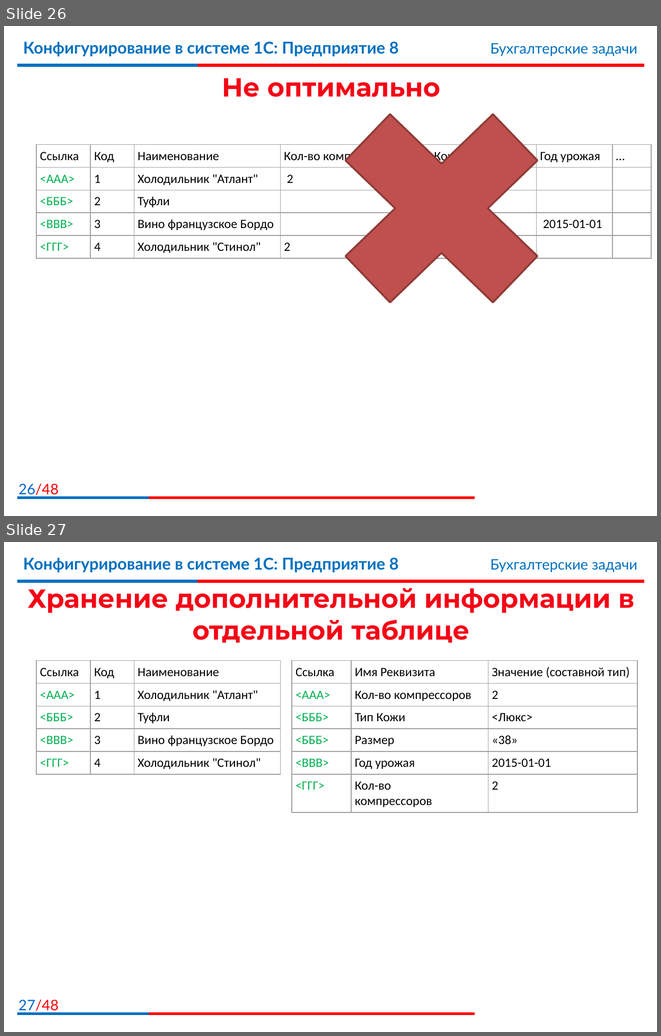
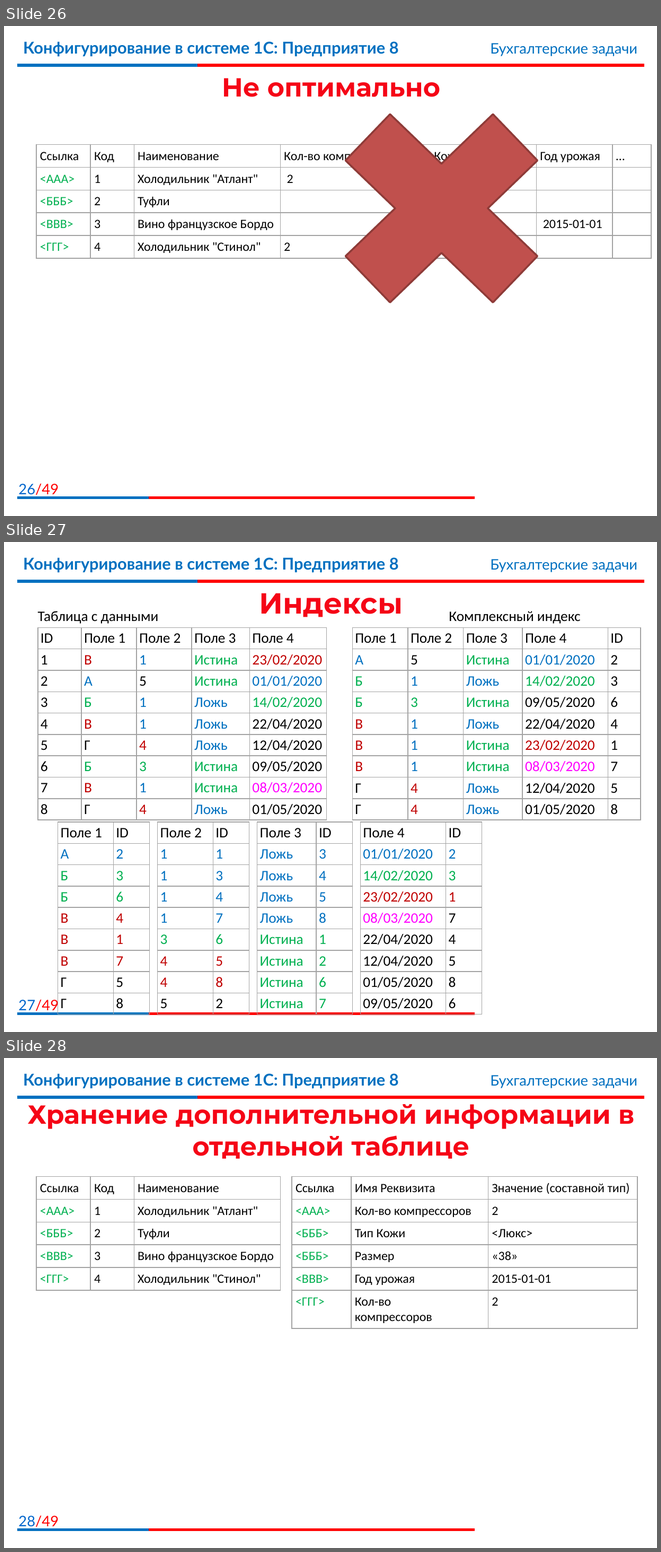
Before and after one commit to bestteacher-1c/documents_compl_kurs, a slide deck: Занятие_13/Иллюстрации_13.pptx. Shown one above the other, each under a label of ours: slides 26 and 27 before the commit, slides 26, 27 and 28 after it. The pictures are 661x1036 and 661x1552 pixels, drawn with LibreOffice and Linux fonts; fonts in the diff are those of the drawing; background and template pictures are left out. Boxes give left, top, right and bottom in pixels: in the first picture for what was removed or moved away, otherwise in the second. Text is boxed around its words. In the diff, an @@ line names an element or a change of style, - is before the commit and + after.

```diff
--- a/Занятие_13/Иллюстрации_13.pptx
+++ b/Занятие_13/Иллюстрации_13.pptx
@@ slide 27 added at (x1=4, y1=542, x2=657, y2=1032), background #FFFFFF; not listed: 7 template elements that a slide beside it also shows @@
@@ title added at (x1=259, y1=593, x2=403, y2=617), 32 pt, text gradient #F50516 to #C00000, bold @@
+Индексы
@@ text added at (x1=38, y1=611, x2=159, y2=624), 16 pt, text #000000 @@
+Таблица с данными
@@ text added at (x1=449, y1=611, x2=581, y2=624), 16 pt, text #000000 @@
+Комплексный индекс
@@ table added at (x1=38, y1=627, x2=327, y2=817), 9 rows, 5 columns @@
+ID | Поле 1 | Поле 2 | Поле 3 | Поле 4
+1 | В | 1 | Истина | 23/02/2020
+2 | А | 5 | Истина | 01/01/2020
+3 | Б | 1 | Ложь | 14/02/2020
+4 | В | 1 | Ложь | 22/04/2020
+5 | Г | 4 | Ложь | 12/04/2020
+6 | Б | 3 | Истина | 09/05/2020
+7 | В | 1 | Истина | 08/03/2020
+8 | Г | 4 | Ложь | 01/05/2020
@@ table added at (x1=352, y1=627, x2=640, y2=817), 9 rows, 5 columns @@
+Поле 1 | Поле 2 | Поле 3 | Поле 4 | ID
+А | 5 | Истина | 01/01/2020 | 2
+Б | 1 | Ложь | 14/02/2020 | 3
+Б | 3 | Истина | 09/05/2020 | 6
+В | 1 | Ложь | 22/04/2020 | 4
+В | 1 | Истина | 23/02/2020 | 1
+В | 1 | Истина | 08/03/2020 | 7
+Г | 4 | Ложь | 12/04/2020 | 5
+Г | 4 | Ложь | 01/05/2020 | 8
@@ table added at (x1=58, y1=822, x2=149, y2=1012), 9 rows, 2 columns @@
+Поле 1 | ID
+А | 2
+Б | 3
+Б | 6
+В | 4
+В | 1
+В | 7
+Г | 5
+Г | 8
@@ table added at (x1=158, y1=822, x2=249, y2=1012), 9 rows, 2 columns @@
+Поле 2 | ID
+1 | 1
+1 | 3
+1 | 4
+1 | 7
+3 | 6
+4 | 5
+4 | 8
+5 | 2
@@ table added at (x1=257, y1=822, x2=352, y2=1012), 9 rows, 2 columns @@
+Поле 3 | ID
+Ложь | 3
+Ложь | 4
+Ложь | 5
+Ложь | 8
+Истина | 1
+Истина | 2
+Истина | 6
+Истина | 7
@@ table added at (x1=361, y1=822, x2=482, y2=1012), 9 rows, 2 columns @@
+Поле 4 | ID
+01/01/2020 | 2
+14/02/2020 | 3
+23/02/2020 | 1
+08/03/2020 | 7
+22/04/2020 | 4
+12/04/2020 | 5
+01/05/2020 | 8
+09/05/2020 | 6
@@ page number at (x1=18, y1=483, x2=59, y2=497): text changed @@
-26/48
+26/49
@@ what was slide 27 is now slide 28 @@
@@ page number at (x1=18, y1=1515, x2=59, y2=1529): text changed @@
-27/48
+28/49
```
Also in this commit, not shown: 1 other file.
